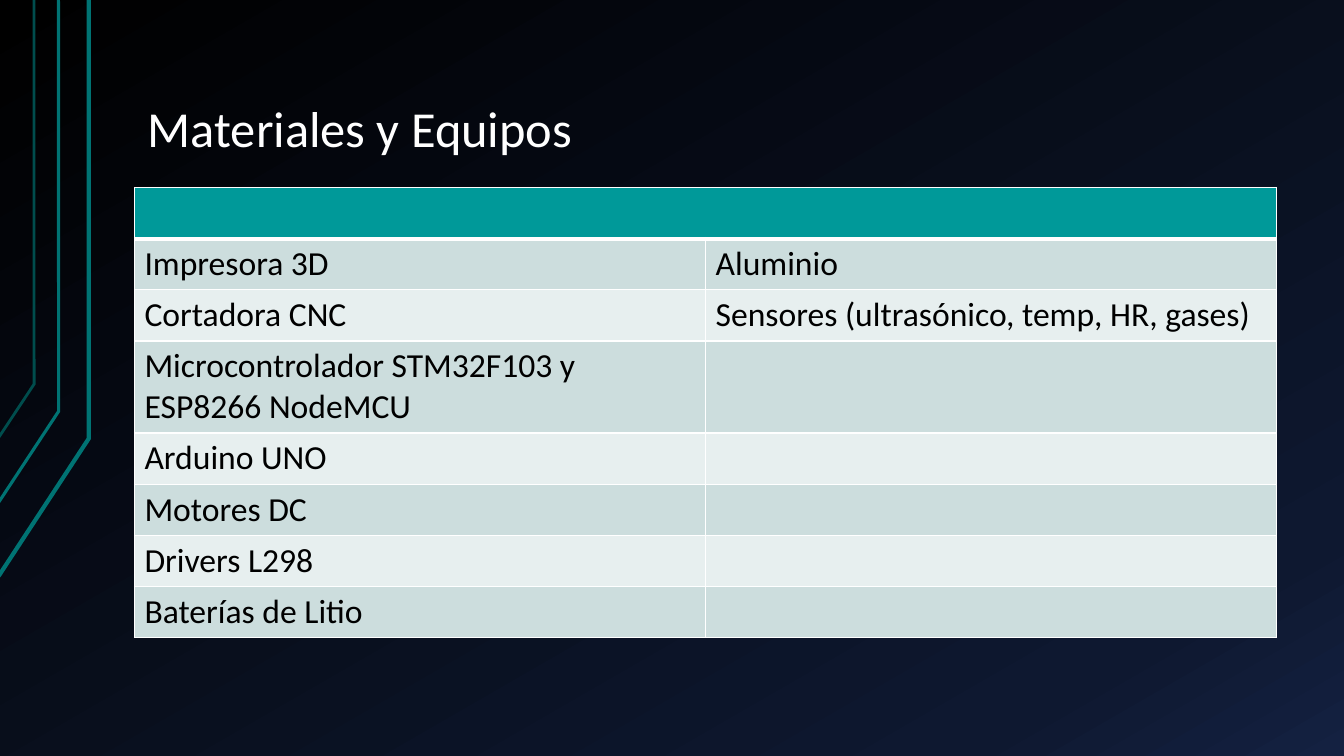
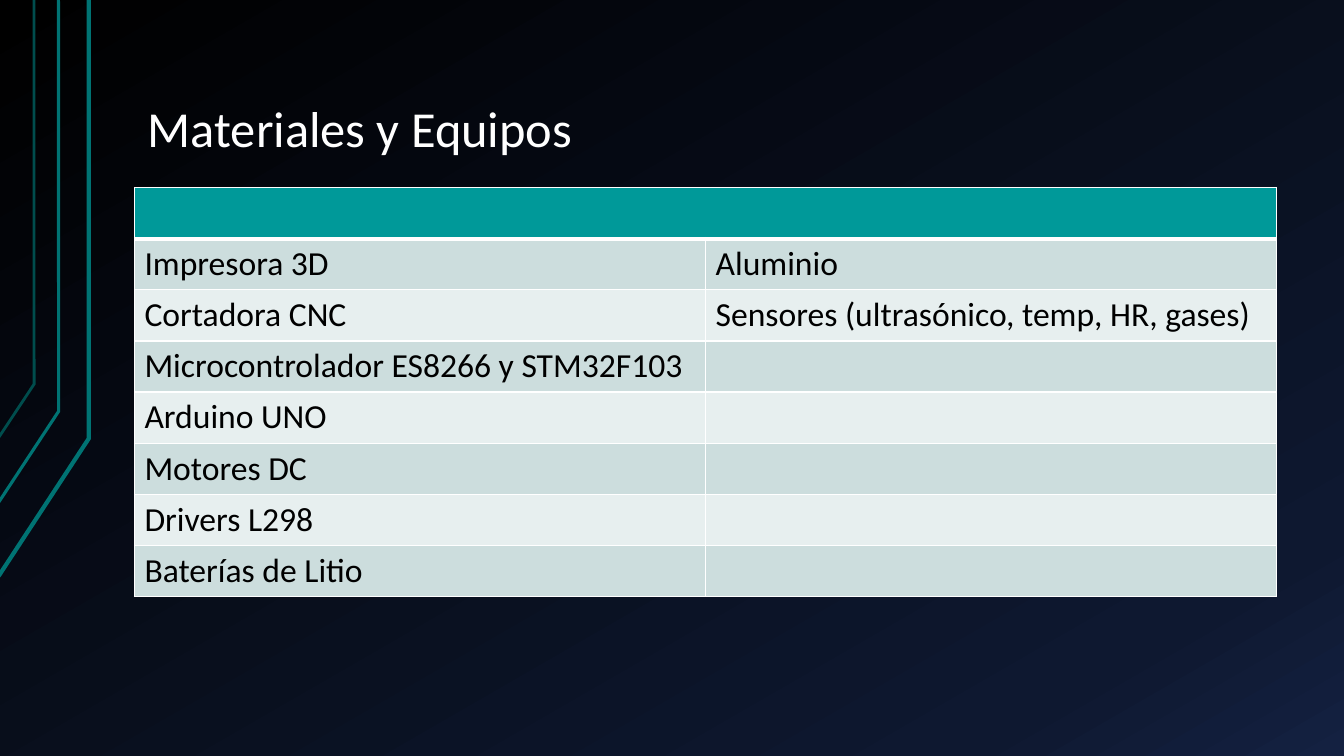
Before and after one commit to harrylisby/FLER, a slide deck: slide 6 of ppt_FLER.pptx. Drawn at 1344x756 pixels with LibreOffice and Linux fonts; fonts in the diff are those of the drawing. Boxes give left, top, right and bottom in pixels: in the first picture for what was removed or moved away, otherwise in the second. Text is boxed around its words. In the diff, an @@ line names an element or a change of style, - is before the commit and + after.

```diff
--- a/ppt_FLER.pptx
+++ b/ppt_FLER.pptx
@@ table at (134,188,1275,591) @@
-row 4, column 1: Microcontrolador STM32F103 y ESP8266 NodeMCU
+row 4, column 1: Microcontrolador ES8266 y STM32F103
```
Also in this commit, not shown: 5 other slides changed, 2 slides added.
